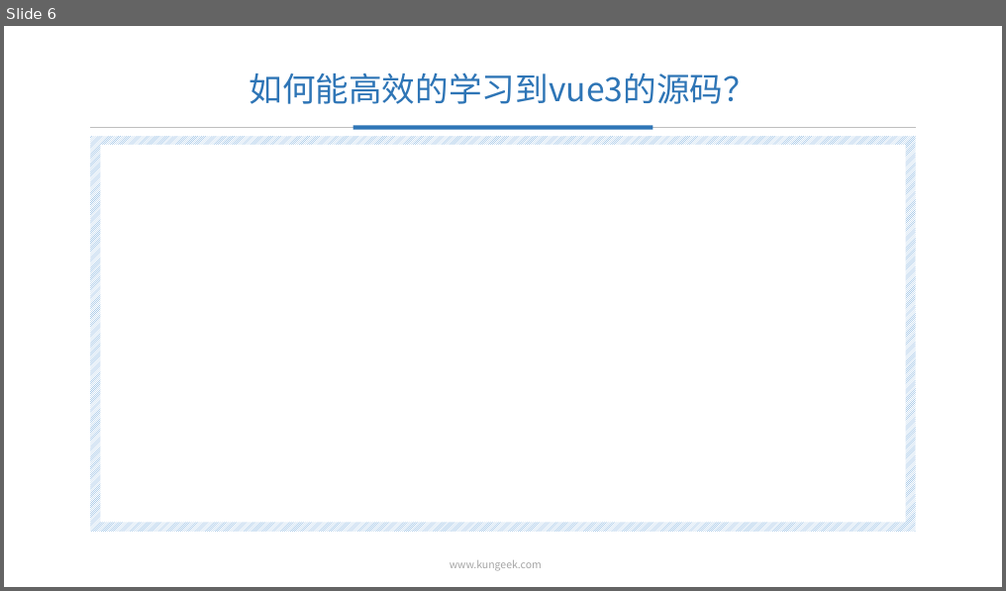
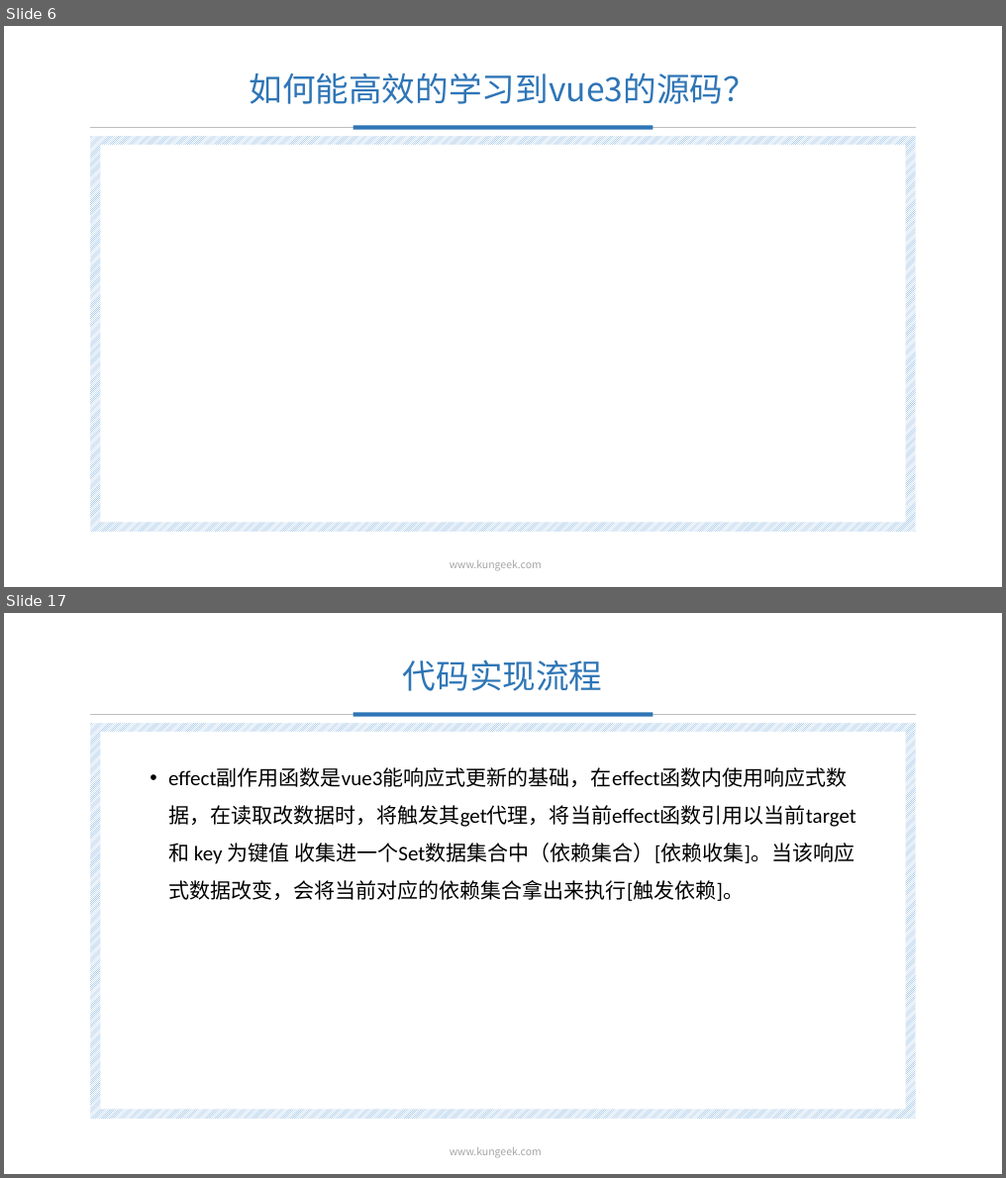
Before and after one commit to chenJinYuDo/cjy-mini-vue, a slide deck: doc/mini-vue3(vue3的最小实现).pptx. Shown one above the other, each under a label of ours: slide 6 before the commit, slides 6 and 17 after it; the slides between them are not shown. The pictures are 1006x591 and 1006x1178 pixels, drawn with LibreOffice and Linux fonts; fonts in the diff are those of the drawing; background and template pictures are left out. Boxes give left, top, right and bottom in pixels: in the first picture for what was removed or moved away, otherwise in the second. Text is boxed around its words. In the diff, an @@ line names an element or a change of style, - is before the commit and + after.

Commit message:
feat: 更新文档

```diff
--- a/doc/mini-vue3(vue3的最小实现).pptx
+++ b/doc/mini-vue3(vue3的最小实现).pptx
@@ slide 17 added at box(4, 613, 1002, 1174), background picture (left out); not listed: 5 template elements that a slide beside it also shows @@
@@ title added at box(403, 660, 603, 691), 32 pt, text #2E75B6 @@
+代码实现流程
@@ text added at box(168, 768, 856, 901), 20 pt, text #000000 @@
+• effect副作用函数是vue3能响应式更新的基础，在effect函数内使用响应式数据，在读取改数据时，将触发其get代理，将当前effect函数引用以当前target 和 key 为键值 收集进一个Set数据集合中（依赖集合）[依赖收集]。当该响应式数据改变，会将当前对应的依赖集合拿出来执行[触发依赖]。
```
Also in this commit, not shown: 2 slides changed, 10 other slides added, 2 slides removed, 2 other files.
